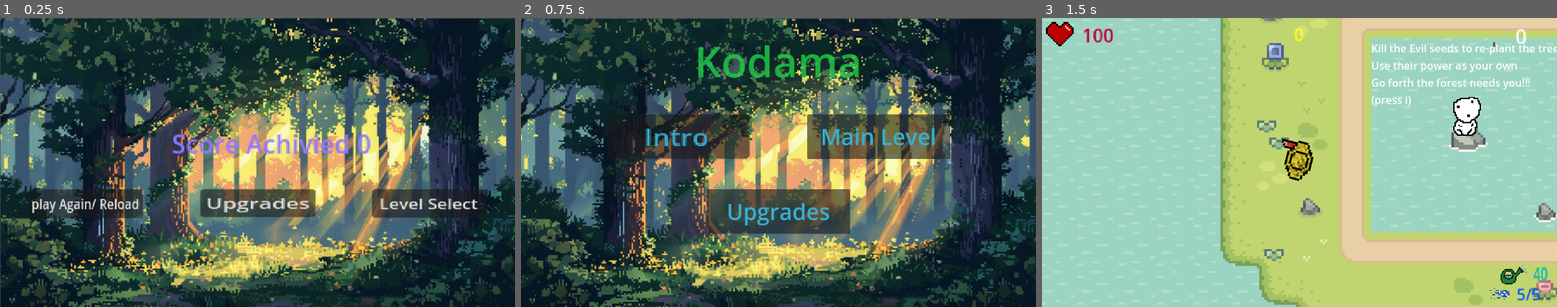
Above: before the commit, frames 1-3 (left to right).
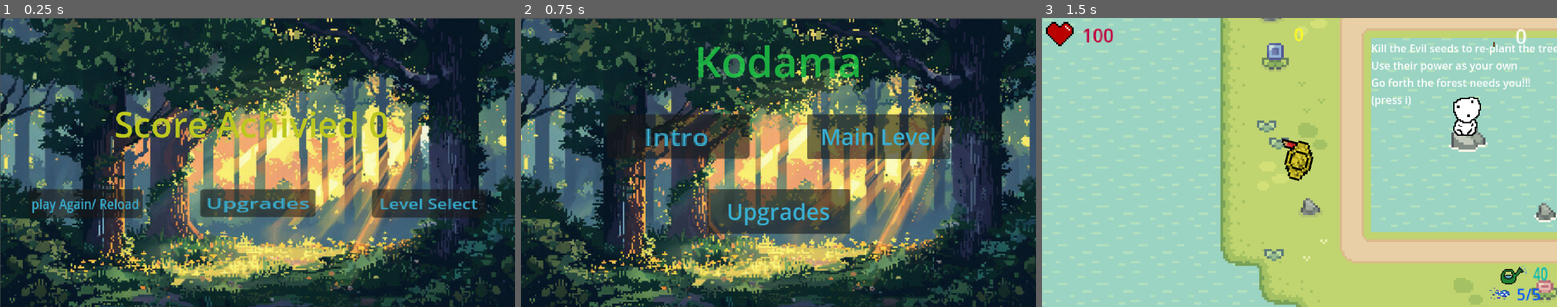
Above: after the commit, the same moments.

Repository: TheWhiteWolf0/Shooter-Game
Game: Godot game, scene res://Scenes/DeathScence.tscn
The game is run twice, just before and just after one commit, with the same random seed, the same clock (stepped at 60 frames per second) and the same inputs. This scene is started directly instead of the project's main scene.
Inputs:
- Up to frame 1 (0.25 s): no input
- Up to frame 2 (0.75 s): click "Level Select" at 0.5 s
- Up to frame 3 (1.5 s): click "Intro" at 1.25 s

The runs differ from the first frame. In frame 1, 4.1% of the frame differs, in the area x 6-93%, y 32-68%; in frame 2, nothing differs; in frame 3, nothing differs.

Commit message:
reload dely increased

Diff:
--- a/shootergame/Scenes/DeathScence.tscn
+++ b/shootergame/Scenes/DeathScence.tscn
@@ -2,9 +2,7 @@
 
 [ext_resource type="Script" uid="uid://b5cee57qog15l" path="res://Scripts/death_scence.gd" id="1_kedjp"]
 [ext_resource type="Texture2D" uid="uid://cfn4an3odfido" path="res://Sprite Frames/pixelForrest.jpg" id="1_o10et"]
-
-[sub_resource type="LabelSettings" id="LabelSettings_kedjp"]
-font_color = Color(0.570573, 0.475907, 0.998121, 1)
+[ext_resource type="AudioStream" uid="uid://dn3le81d0feta" path="res://Audio/happy-relaxing-loop-275536.mp3" id="3_ro8w3"]
 
 [node name="Control" type="Control"]
 layout_mode = 3
@@ -23,13 +21,14 @@
 [node name="CanvasLayer" type="CanvasLayer" parent="."]
 
 [node name="score" type="Label" parent="CanvasLayer"]
-offset_left = 384.0
-offset_top = 240.0
-offset_right = 501.0
-offset_bottom = 263.0
-scale = Vector2(3.56, 3.56)
+offset_left = 256.0
+offset_top = 184.0
+offset_right = 764.0
+offset_bottom = 280.0
+scale = Vector2(1.12, 1.12)
+theme_override_colors/font_color = Color(0.741176, 0.780392, 0.121569, 1)
+theme_override_font_sizes/font_size = 70
 text = "Score Achivied "
-label_settings = SubResource("LabelSettings_kedjp")
 horizontal_alignment = 1
 vertical_alignment = 1
 
@@ -39,6 +38,7 @@
 offset_right = 937.0
 offset_bottom = 415.0
 scale = Vector2(2.43331, 2.05362)
+theme_override_colors/font_color = Color(0.219608, 0.682353, 0.815686, 1)
 text = "Level Select"
 
 [node name="Button2" type="Button" parent="CanvasLayer"]
@@ -47,6 +47,7 @@
 offset_right = 216.0
 offset_bottom = 417.0
 scale = Vector2(1.68, 1.96)
+theme_override_colors/font_color = Color(0.219608, 0.682353, 0.815686, 1)
 text = "play Again/ Reload"
 
 [node name="Button3" type="Button" parent="CanvasLayer"]
@@ -55,7 +56,13 @@
 offset_right = 530.0
 offset_bottom = 415.0
 scale = Vector2(3.14351, 2.01232)
+theme_override_colors/font_color = Color(0.219608, 0.682353, 0.815686, 1)
 text = "Upgrades"
+
+[node name="AudioStreamPlayer2D" type="AudioStreamPlayer2D" parent="."]
+stream = ExtResource("3_ro8w3")
+autoplay = true
+bus = &"BackGround"
 
 [connection signal="pressed" from="CanvasLayer/Button" to="." method="_on_button_pressed"]
 [connection signal="pressed" from="CanvasLayer/Button2" to="." method="_on_button_2_pressed"]
--- a/shootergame/Scenes/Player.tscn
+++ b/shootergame/Scenes/Player.tscn
@@ -3,7 +3,7 @@
 [ext_resource type="Script" uid="uid://b6tjlvlwgmbme" path="res://Scripts/Player_Script.gd" id="1_kyqiw"]
 [ext_resource type="Texture2D" uid="uid://cruvsxi4fnsq" path="res://Sprite Frames/New Piskel (7).png" id="2_kyqiw"]
 [ext_resource type="AudioStream" uid="uid://bsiapyuwmcksj" path="res://Audio/water-splash-102492.mp3" id="3_gntrk"]
-[ext_resource type="AudioStream" uid="uid://byv817mnc616h" path="res://Audio/water-191999.mp3" id="4_dewec"]
+[ext_resource type="AudioStream" uid="uid://br0qe67e0rr3i" path="res://Audio/water-reload-use.wav" id="4_dewec"]
 
 [sub_resource type="AtlasTexture" id="AtlasTexture_gntrk"]
 atlas = ExtResource("2_kyqiw")
--- a/shootergame/Scenes/level_1.tscn
+++ b/shootergame/Scenes/level_1.tscn
@@ -8,6 +8,7 @@
 [ext_resource type="Texture2D" uid="uid://b62m2xi8ulgk2" path="res://Sprite Frames/New Piskel (10).png" id="6_uy8f0"]
 [ext_resource type="PackedScene" uid="uid://d2noon1vftiyp" path="res://Scenes/Player.tscn" id="7_6r07y"]
 [ext_resource type="PackedScene" uid="uid://bjw3uvhgoe0aa" path="res://Scenes/hud.tscn" id="8_xrdnt"]
+[ext_resource type="AudioStream" uid="uid://dn3le81d0feta" path="res://Audio/happy-relaxing-loop-275536.mp3" id="9_wrinw"]
 
 [sub_resource type="TileSetAtlasSource" id="TileSetAtlasSource_xrdnt"]
 texture = ExtResource("1_lsmp6")
@@ -472,3 +473,8 @@
 Go forth the forest needs you!!!
 (press i)"
 label_settings = SubResource("LabelSettings_xrdnt")
+
+[node name="AudioStreamPlayer2D" type="AudioStreamPlayer2D" parent="."]
+stream = ExtResource("9_wrinw")
+autoplay = true
+bus = &"BackGround"
--- a/shootergame/Scenes/level_select.tscn
+++ b/shootergame/Scenes/level_select.tscn
@@ -1,7 +1,8 @@
-[gd_scene load_steps=3 format=3 uid="uid://n5q48eoj5nb5"]
+[gd_scene load_steps=4 format=3 uid="uid://n5q48eoj5nb5"]
 
 [ext_resource type="Script" uid="uid://6wevlv4roey7" path="res://Scripts/level_select.gd" id="1_rp7yy"]
 [ext_resource type="Texture2D" uid="uid://cfn4an3odfido" path="res://Sprite Frames/pixelForrest.jpg" id="2_nkys2"]
+[ext_resource type="AudioStream" uid="uid://dn3le81d0feta" path="res://Audio/happy-relaxing-loop-275536.mp3" id="3_lx4vd"]
 
 [node name="LevelSelect" type="Control"]
 layout_mode = 3
@@ -60,6 +61,11 @@
 horizontal_alignment = 1
 vertical_alignment = 1
 
+[node name="AudioStreamPlayer2D" type="AudioStreamPlayer2D" parent="."]
+stream = ExtResource("3_lx4vd")
+autoplay = true
+bus = &"BackGround"
+
 [connection signal="pressed" from="Level1" to="." method="_on_level_1_pressed"]
 [connection signal="pressed" from="Level2" to="." method="_on_level_2_pressed"]
 [connection signal="pressed" from="Upgrades" to="." method="_on_upgrades_pressed"]
--- a/shootergame/default_bus_layout.tres
+++ b/shootergame/default_bus_layout.tres
@@ -6,11 +6,11 @@
 bus/1/solo = false
 bus/1/mute = false
 bus/1/bypass_fx = false
-bus/1/volume_db = 6.02
+bus/1/volume_db = 2.647
 bus/1/send = &"Master"
 bus/2/name = &"Gun"
 bus/2/solo = false
 bus/2/mute = false
 bus/2/bypass_fx = false
-bus/2/volume_db = -7.27252
+bus/2/volume_db = -10.9863
 bus/2/send = &"Master"
Not shown, changed: shootergame/Audio/happy-relaxing-loop-275536.mp3.import
Not shown, added: shootergame/Audio/water-reload-use.wav.import
Not shown: 1 places in shootergame/Scenes/level_1.tscn that only renumber resources
Not shown, added: shootergame/Audio/water-reload-use.wav
